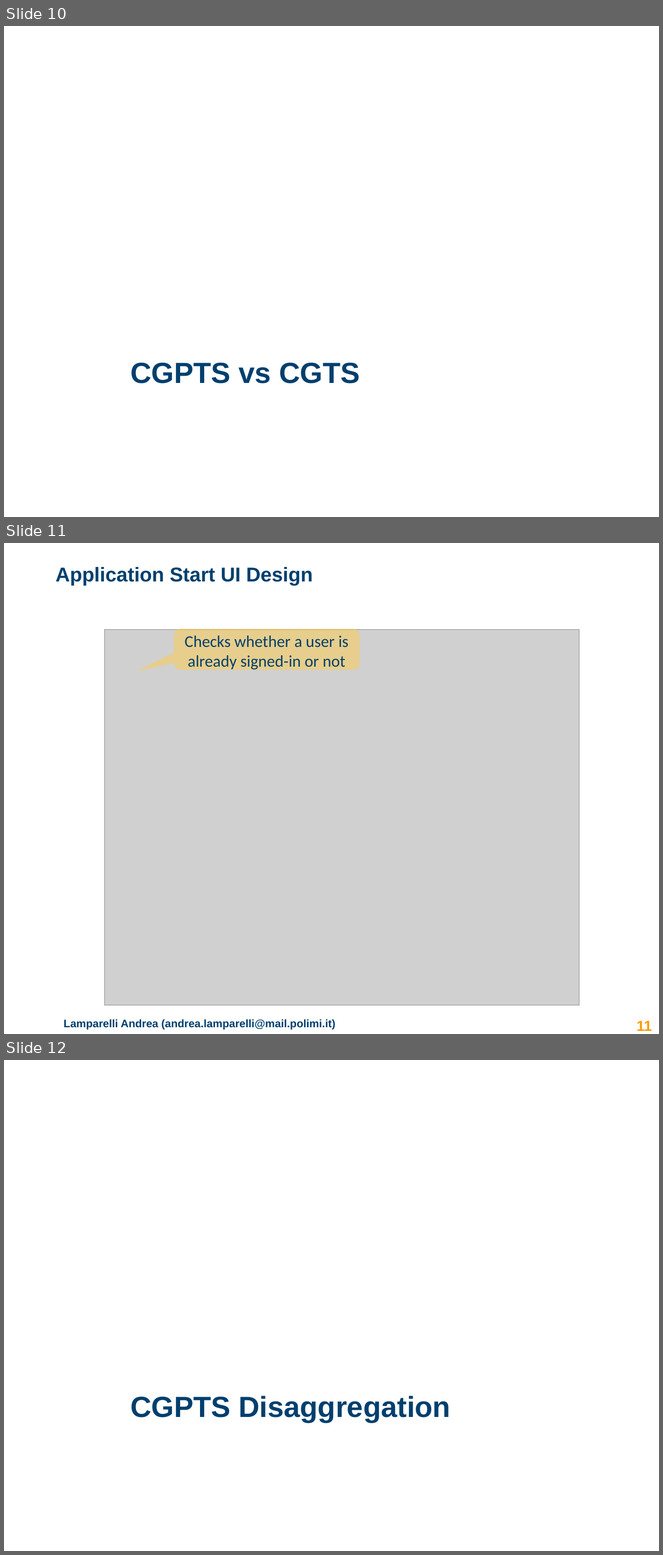
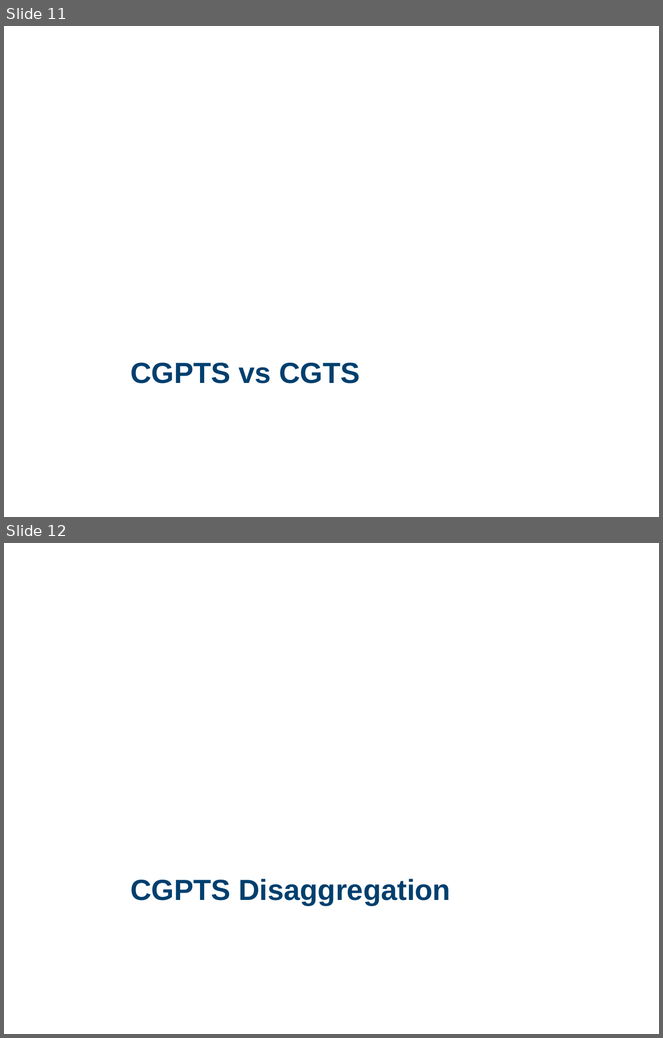
Before and after one commit to lucabonali/AdvertisingDIA, a slide deck: advertising_presentation.pptx. Shown one above the other, each under a label of ours: slides 10, 11 and 12 before the commit, slides 11 and 12 after it. The pictures are 663x1555 and 663x1038 pixels, drawn with LibreOffice and Linux fonts; fonts in the diff are those of the drawing; grey boxes stand for pictures; background and template pictures are left out. Boxes give left, top, right and bottom in pixels: in the first picture for what was removed or moved away, otherwise in the second. Text is boxed around its words. In the diff, an @@ line names an element or a change of style, - is before the commit and + after.

```diff
--- a/advertising_presentation.pptx
+++ b/advertising_presentation.pptx
@@ slide 11 removed at (x1=4, y1=543, x2=659, y2=1034), background #FFFFFF @@
@@ title removed at (x1=55, y1=567, x2=313, y2=586) @@
-Application Start UI Design
@@ picture removed at (x1=105, y1=629, x2=579, y2=1006) @@
@@ rounded speech box removed at (x1=174, y1=629, x2=359, y2=670) @@
-Checks whether a user is already signed-in or not
@@ text removed at (x1=64, y1=1019, x2=336, y2=1030) @@
-Lamparelli Andrea (andrea.lamparelli@mail.polimi.it)
@@ page number removed at (x1=637, y1=1021, x2=652, y2=1031) @@
-11
@@ what was slide 10 is now slide 11 @@
```
Also in this commit, not shown: 3 slides changed, 5 slides added, 5 other slides removed.
